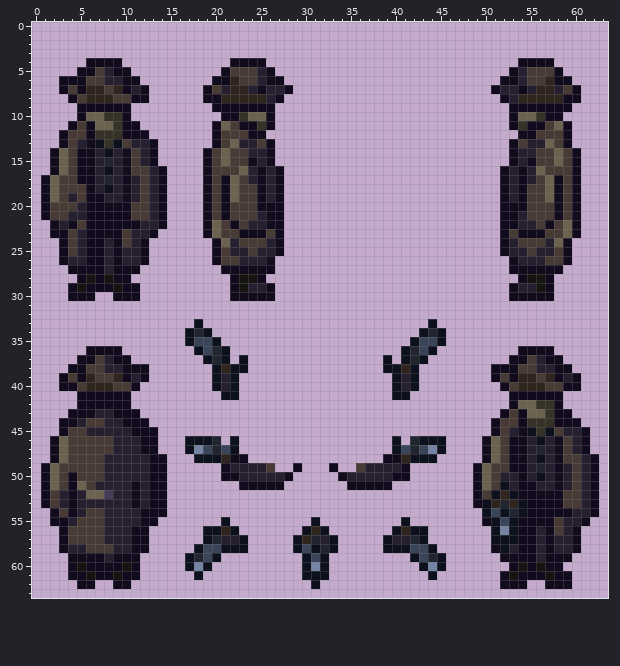
Pixel-art sprite, stored at Assets/Sprites/Characters/Revolver.png. The first picture shows the starting point.
The file is 64x64 pixels. Colours within 5 levels of each other are drawn and written as one.
Now the later version:
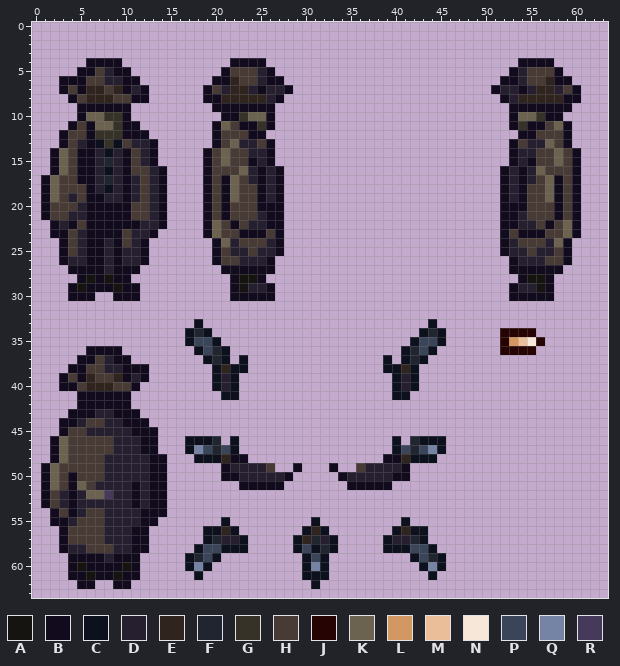
Palette (. is transparent): A #161410  B #120b1d  C #0c111d  D #251f30  E #30241f  F #202530  G #363228  H #483a34  J #250403  K #6b624f  L #d39762  M #eabe98  N #f6e7d9  P #3b4559  Q #7583a4  R #453a59
Change:
y 34: x 52..55 .... -> JJJJ
y 35: x 52..56 ..... -> JLMNJ
y 36: x 52..57 ..BBBB -> JJJJ..
y 37: x 53..58 BBHDBB -> ......
y 38: x 51..59 BBBHHDDBB -> .........
y 39: x 51..60 BHBEEHEBDB -> ..........
y 40: x 52..60 BHEEEHHBB -> .........
y 41: x 53..58 BBBBBB -> ......
y 42: x 53..58 BKKGGB -> ......
y 43: x 52..59 BHBKKGBB -> ........
y 44: x 51..60 BHHBGGGBBB -> ..........
y 45: x 51..61 BHDBCGCHDDB -> ...........
y 46: x 50..61 BKHBBDCDBHDB -> ............
y 47: x 50..61 BKHBBDFDBHDB -> ............
y 48: x 50..62 BKHBBDCDBHHDB -> .............
y 49: x 49..62 BKHHBBDFDBDHDB -> ..............
y 50: x 49..62 BKHDDBDCDBDHDB -> ..............
y 51: x 49..62 BKHCDBBDDBDHDB -> ..............
y 52: x 49..62 BHCECBBBBBHHDB -> ..............
y 53: x 49..62 BCEFECBBBBHHDB -> ..............
y 54: x 50..62 CPCFCBBBBBDDB -> .............
y 55: x 50..61 BCPCBBBBHDDB -> ............
y 56: x 51..60 CQCBBDBHDB -> ..........
y 57: x 51..60 CCCBBDBDDB -> ..........
y 58: x 51..60 BCDBBDBDDB -> ..........
y 59: x 52..59 BBBBDBBB -> ........
y 60: x 53..58 BABABB -> ......
y 61: x 52..59 BABBBABB -> ........
y 62: x 52..54 BBB -> ...; x 57..59 BBB -> ...
Where, in picture pixels (left, top, right, bottom), the same in both pictures:
changed: (473, 328, 599, 589)
